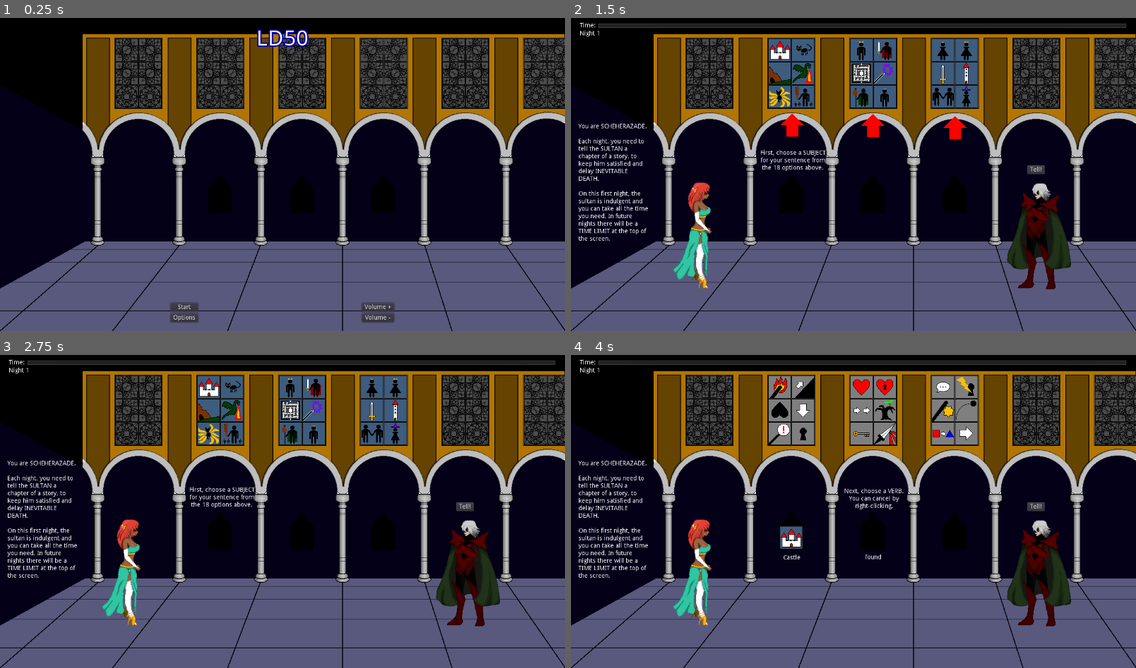
Above: before the commit, frames 1-4 (two rows, left to right).
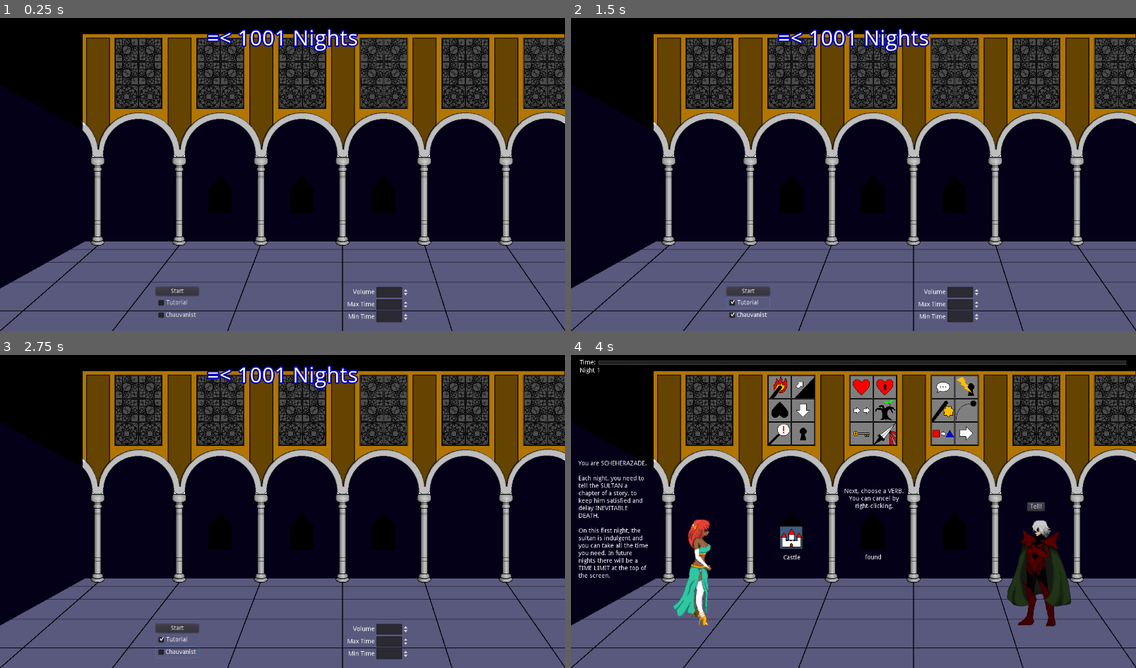
Above: after the commit, the same moments.

Repository: alpacanumerals/LD50
Game: Godot game, scene res://TitleScreen.tscn
The game is run twice, just before and just after one commit, with the same random seed, the same clock (stepped at 60 frames per second) and the same inputs.
Inputs (mouse positions are in pixels of both pictures, inside the frame that each line leads up to):
- Up to frame 1 (0.25 s): no input
- Up to frame 2 (1.5 s): click (757, 318) at 0.5 s, where only the run before the commit has a clickable "Options"; click (746, 302) at 1.25 s, where only the run after the commit has a clickable "Tutorial"
- Up to frame 3 (2.75 s): click (175, 652) at 2 s, where only the run after the commit has a clickable "Chauvanist"
- Up to frame 4 (4 s): click (746, 627) at 2.75 s, where only the run after the commit has a clickable "Start"; tap Enter at 3.5 s; drag from (780, 386) to (791, 536) at 3.52 s

The runs differ from the first frame. In frame 1, 2.2% of the frame differs, in the area x 27-73%, y 3-98%; in frame 2, 13%, in the area x 1-99%, y 1-98%; in frame 3, 12%; in frame 4, less than 0.1%.

Commit message:
options and time

Diff:
--- a/TitleScreen.gd
+++ b/TitleScreen.gd
@@ -1,4 +1,7 @@
 extends MarginContainer
+
+signal max_time_changed(max_time)
+signal min_time_changed(min_time)
 
 func _ready():
     initialise_game_values()
@@ -18,5 +21,27 @@
     Switcher.switch_scene("res://StoryScene.tscn")
     Sound.play_button_jingle()
 
-func _on_OptionsButton_pressed():
-    Sound.play_button_jingle()
+func _on_TutorialButton_toggled(button_pressed):
+    if button_pressed:
+        Sound.play_button_jingle()
+    else:
+        Sound.play_cancel()
+    Options.tutorial = button_pressed
+
+func _on_GenderButton_toggled(button_pressed):
+    if button_pressed:
+        Sound.play_button_jingle()
+    else:
+        Sound.play_cancel()
+    Options.trad = button_pressed
+
+func _on_VolumeSpinBox_value_changed(value):
+    Sound.set_master_volume(value - 10)
+
+func _on_MaxSpinBox_value_changed(value):
+    Options.max_time = value
+    emit_signal("max_time_changed", value)
+
+func _on_MinSpinBox_value_changed(value):
+    Options.min_time = value
+    emit_signal("min_time_changed", value)
--- a/TitleScreen.tscn
+++ b/TitleScreen.tscn
@@ -1,8 +1,10 @@
-[gd_scene load_steps=4 format=2]
+[gd_scene load_steps=6 format=2]
 
 [ext_resource path="res://TitleScreen.gd" type="Script" id=1]
 [ext_resource path="res://fonts/OpenSans_title.tres" type="DynamicFont" id=2]
 [ext_resource path="res://assets/chamber.png" type="Texture" id=3]
+[ext_resource path="res://min_time_spin.gd" type="Script" id=4]
+[ext_resource path="res://max_time_spin.gd" type="Script" id=5]
 
 [node name="TitleScreen" type="MarginContainer"]
 anchor_right = 1.0
@@ -21,69 +23,126 @@
 margin_right = 1240.0
 margin_bottom = 67.0
 custom_fonts/font = ExtResource( 2 )
-text = "LD50"
+text = "=< 1001 Nights"
 align = 1
 valign = 1
 
 [node name="TextureRect" type="TextureRect" parent="VBoxContainer"]
 margin_top = 71.0
 margin_right = 1240.0
-margin_bottom = 632.0
+margin_bottom = 596.0
 size_flags_vertical = 3
 
 [node name="HBoxContainer" type="HBoxContainer" parent="VBoxContainer"]
-margin_top = 636.0
+margin_top = 600.0
 margin_right = 1240.0
 margin_bottom = 680.0
 
 [node name="VBoxContainer" type="VBoxContainer" parent="VBoxContainer/HBoxContainer"]
-margin_right = 362.0
-margin_bottom = 44.0
+margin_right = 329.0
+margin_bottom = 80.0
 size_flags_horizontal = 3
 
 [node name="VBoxContainer2" type="VBoxContainer" parent="VBoxContainer/HBoxContainer"]
-margin_left = 366.0
-margin_right = 429.0
-margin_bottom = 44.0
+margin_left = 333.0
+margin_right = 430.0
+margin_bottom = 80.0
 
 [node name="StartButton" type="Button" parent="VBoxContainer/HBoxContainer/VBoxContainer2"]
-margin_right = 63.0
+margin_right = 97.0
 margin_bottom = 20.0
 text = "Start"
 
-[node name="OptionsButton" type="Button" parent="VBoxContainer/HBoxContainer/VBoxContainer2"]
+[node name="TutorialButton" type="CheckBox" parent="VBoxContainer/HBoxContainer/VBoxContainer2"]
 margin_top = 24.0
-margin_right = 63.0
-margin_bottom = 44.0
-text = "Options"
+margin_right = 97.0
+margin_bottom = 48.0
+text = "Tutorial"
+
+[node name="GenderButton" type="CheckBox" parent="VBoxContainer/HBoxContainer/VBoxContainer2"]
+margin_top = 52.0
+margin_right = 97.0
+margin_bottom = 76.0
+text = "Chauvanist"
+align = 1
 
 [node name="VBoxContainer3" type="VBoxContainer" parent="VBoxContainer/HBoxContainer"]
-margin_left = 433.0
-margin_right = 796.0
-margin_bottom = 44.0
+margin_left = 434.0
+margin_right = 763.0
+margin_bottom = 80.0
 size_flags_horizontal = 3
 
 [node name="VBoxContainer4" type="VBoxContainer" parent="VBoxContainer/HBoxContainer"]
-margin_left = 800.0
-margin_right = 873.0
-margin_bottom = 44.0
+margin_left = 767.0
+margin_right = 907.0
+margin_bottom = 80.0
 
-[node name="VolumeUp" type="Button" parent="VBoxContainer/HBoxContainer/VBoxContainer4"]
-margin_right = 73.0
-margin_bottom = 20.0
-rect_pivot_offset = Vector2( 195, 533 )
-text = "Volume +"
+[node name="VolumeBox" type="HBoxContainer" parent="VBoxContainer/HBoxContainer/VBoxContainer4"]
+margin_right = 140.0
+margin_bottom = 24.0
 
-[node name="VolumeDown" type="Button" parent="VBoxContainer/HBoxContainer/VBoxContainer4"]
-margin_top = 24.0
-margin_right = 73.0
-margin_bottom = 44.0
-text = "Volume -"
+[node name="Label" type="Label" parent="VBoxContainer/HBoxContainer/VBoxContainer4/VolumeBox"]
+margin_top = 5.0
+margin_right = 62.0
+margin_bottom = 19.0
+size_flags_horizontal = 3
+text = "Volume"
+align = 2
+
+[node name="VolumeSpinBox" type="SpinBox" parent="VBoxContainer/HBoxContainer/VBoxContainer4/VolumeBox"]
+margin_left = 66.0
+margin_right = 140.0
+margin_bottom = 24.0
+max_value = 20.0
+value = 10.0
+
+[node name="MaxTimeBox" type="HBoxContainer" parent="VBoxContainer/HBoxContainer/VBoxContainer4"]
+margin_top = 28.0
+margin_right = 140.0
+margin_bottom = 52.0
+
+[node name="Label" type="Label" parent="VBoxContainer/HBoxContainer/VBoxContainer4/MaxTimeBox"]
+margin_top = 5.0
+margin_right = 62.0
+margin_bottom = 19.0
+size_flags_horizontal = 3
+text = "Max Time"
+align = 2
+
+[node name="MaxSpinBox" type="SpinBox" parent="VBoxContainer/HBoxContainer/VBoxContainer4/MaxTimeBox"]
+margin_left = 66.0
+margin_right = 140.0
+margin_bottom = 24.0
+min_value = 10.0
+value = 20.0
+script = ExtResource( 5 )
+
+[node name="MinTimeBox" type="HBoxContainer" parent="VBoxContainer/HBoxContainer/VBoxContainer4"]
+margin_top = 56.0
+margin_right = 140.0
+margin_bottom = 80.0
+
+[node name="Label" type="Label" parent="VBoxContainer/HBoxContainer/VBoxContainer4/MinTimeBox"]
+margin_top = 5.0
+margin_right = 62.0
+margin_bottom = 19.0
+size_flags_horizontal = 3
+text = "Min Time"
+align = 2
+
+[node name="MinSpinBox" type="SpinBox" parent="VBoxContainer/HBoxContainer/VBoxContainer4/MinTimeBox"]
+margin_left = 66.0
+margin_right = 140.0
+margin_bottom = 24.0
+min_value = 1.0
+max_value = 60.0
+value = 7.0
+script = ExtResource( 4 )
 
 [node name="VBoxContainer5" type="VBoxContainer" parent="VBoxContainer/HBoxContainer"]
-margin_left = 877.0
+margin_left = 911.0
 margin_right = 1240.0
-margin_bottom = 44.0
+margin_bottom = 80.0
 size_flags_horizontal = 3
 
 [node name="Sprite" type="Sprite" parent="."]
@@ -92,7 +151,11 @@
 centered = false
 offset = Vector2( -20, -20 )
 
+[connection signal="max_time_changed" from="." to="VBoxContainer/HBoxContainer/VBoxContainer4/MinTimeBox/MinSpinBox" method="_on_TitleScreen_max_time_changed"]
+[connection signal="min_time_changed" from="." to="VBoxContainer/HBoxContainer/VBoxContainer4/MaxTimeBox/MaxSpinBox" method="_on_TitleScreen_min_time_changed"]
 [connection signal="pressed" from="VBoxContainer/HBoxContainer/VBoxContainer2/StartButton" to="." method="_on_StartButton_pressed"]
-[connection signal="pressed" from="VBoxContainer/HBoxContainer/VBoxContainer2/OptionsButton" to="." method="_on_OptionsButton_pressed"]
-[connection signal="pressed" from="VBoxContainer/HBoxContainer/VBoxContainer4/VolumeUp" to="." method="_on_VolumeUp_pressed"]
-[connection signal="pressed" from="VBoxContainer/HBoxContainer/VBoxContainer4/VolumeDown" to="." method="_on_VolumeDown_pressed"]
+[connection signal="toggled" from="VBoxContainer/HBoxContainer/VBoxContainer2/TutorialButton" to="." method="_on_TutorialButton_toggled"]
+[connection signal="toggled" from="VBoxContainer/HBoxContainer/VBoxContainer2/GenderButton" to="." method="_on_GenderButton_toggled"]
+[connection signal="value_changed" from="VBoxContainer/HBoxContainer/VBoxContainer4/VolumeBox/VolumeSpinBox" to="." method="_on_VolumeSpinBox_value_changed"]
+[connection signal="value_changed" from="VBoxContainer/HBoxContainer/VBoxContainer4/MaxTimeBox/MaxSpinBox" to="." method="_on_MaxSpinBox_value_changed"]
+[connection signal="value_changed" from="VBoxContainer/HBoxContainer/VBoxContainer4/MinTimeBox/MinSpinBox" to="." method="_on_MinSpinBox_value_changed"]
--- /dev/null
+++ b/autoload/options.gd
@@ -0,0 +1,8 @@
+extends Node
+
+var tutorial: bool = true
+
+var max_time: int = 20
+var min_time: int = 7
+
+var trad: bool = true
--- a/autoload/sound.gd
+++ b/autoload/sound.gd
@@ -55,22 +55,10 @@
 func play_cancel():
     Canceller.play()
 
-func master_volume_up():
-    var volume = AudioServer.get_bus_volume_db(
-        AudioServer.get_bus_index("Master"))
-    if (volume < 10):
-        volume = volume + 1
-    print (volume)
+func set_master_volume(volume):
+    if volume > 10:
+        volume = 10
+    if volume < -10:
+        volume = -10
     AudioServer.set_bus_volume_db(
         AudioServer.get_bus_index("Master"), volume)
-    pass
-
-func master_volume_down():
-    var volume = AudioServer.get_bus_volume_db(
-    AudioServer.get_bus_index("Master"))
-    if (volume > -10):
-        volume = volume - 1
-    print (volume)
-    AudioServer.set_bus_volume_db(
-        AudioServer.get_bus_index("Master"), volume)
-    pass
--- /dev/null
+++ b/max_time_spin.gd
@@ -0,0 +1,5 @@
+extends SpinBox
+
+func _on_TitleScreen_min_time_changed(min_time):
+    if min_time > value:
+        value = min_time
--- /dev/null
+++ b/min_time_spin.gd
@@ -0,0 +1,5 @@
+extends SpinBox
+
+func _on_TitleScreen_max_time_changed(max_time):
+    if max_time < value:
+        value = max_time
--- a/project.godot
+++ b/project.godot
@@ -242,6 +242,7 @@
 
 [autoload]
 
+Options="*res://autoload/options.gd"
 Sound="*res://autoload/sound.gd"
 Switcher="*res://autoload/switcher.gd"
 Story="*res://autoload/story.gd"
--- a/time_limit.gd
+++ b/time_limit.gd
@@ -1,33 +1,38 @@
 extends HBoxContainer
 
-var max_time : int
+var max_time: int
 var time_remaining: float
 
-var running : bool
+var tutorial: bool
+var running: bool
 
 signal time_up
 
 func _ready():
-    max_time = 20
+    max_time = Options.max_time + 1
     time_remaining = max_time
     running = false
+    tutorial = Options.tutorial
     reset()
 
 func reset():
-    if (max_time > 7):
-        max_time -= 1
-    time_remaining = max_time
+    if !tutorial:
+        if max_time > Options.min_time:
+            max_time -= 1
+        running = true
+        time_remaining = max_time
+
+    tutorial = false
     $TimeBar.max_value = max_time
     $TimeBar.value = time_remaining
-    running = true
 
 func _process(delta):
-    if (running && Story.night > 1):
+    if running:
         time_remaining -= delta
-    if (time_remaining < 0):
+    if time_remaining < 0:
         time_remaining = 0
     $TimeBar.value = time_remaining
-    if (time_remaining == 0 && running):
+    if time_remaining == 0 && running:
         running = false
         emit_signal("time_up")
 
